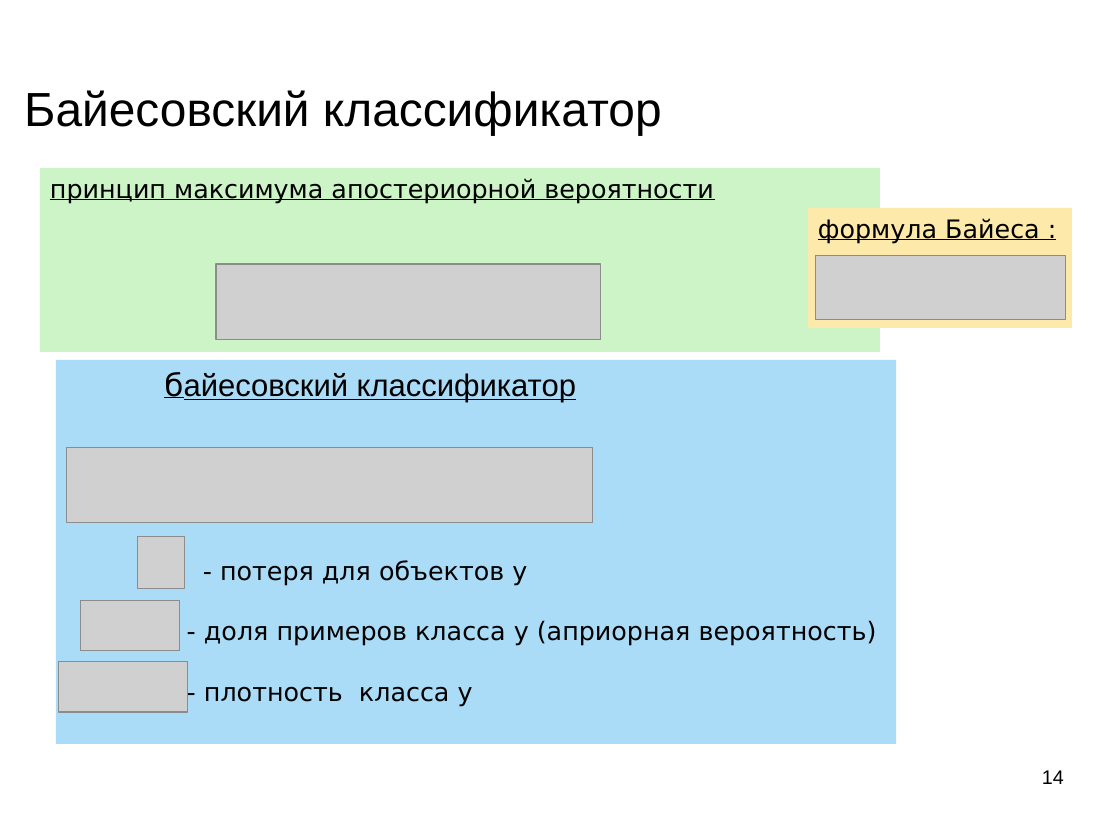
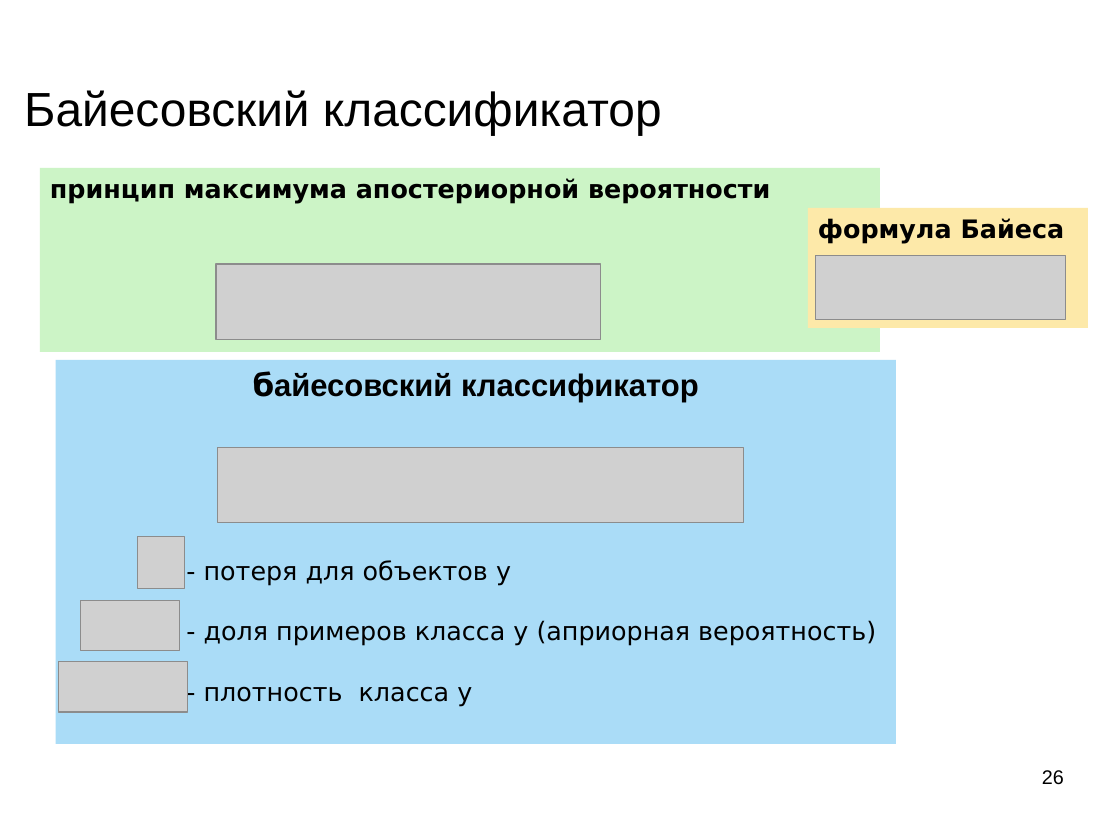
Before and after one commit to mechanoid5/ml_lectorium_2024_I, a slide deck: slide 26 of 08-bayes.odp (slide 14 before the commit). Drawn at 1120x840 pixels with LibreOffice and Linux fonts; fonts in the diff are those of the drawing; grey boxes stand for pictures; background and template pictures are left out. Boxes give left, top, right and bottom in pixels: in the first picture for what was removed or moved away, otherwise in the second. Text is boxed around its words. In the diff, an @@ line names an element or a change of style, - is before the commit and + after.

```diff
--- a/08-bayes.odp
+++ b/08-bayes.odp
@@ rectangle "принцип максимума апостериорной вероятности" at [40, 168, 880, 352]: bold on, underline off @@
@@ rectangle "формула Байеса": place and size @@
-rectangle "формула Байеса" at [808, 208, 1072, 328]
+rectangle "формула Байеса" at [808, 208, 1088, 328]
@@ text in rectangle at [818, 218, 1065, 244]: text changed; bold on @@
-формула Байеса :
+формула Байеса
@@ text in rectangle at [253, 371, 699, 402]: bold on, underline off in "байесовский классификатор"; alignment left to centre @@
@@ picture: place and size @@
-picture at [66, 447, 593, 522]
+picture at [217, 447, 744, 522]
@@ page number at [1042, 770, 1064, 785]: text changed @@
-14
+26
```
Also in this commit, not shown: 7 other slides changed, 12 slides added, 5 other files.
